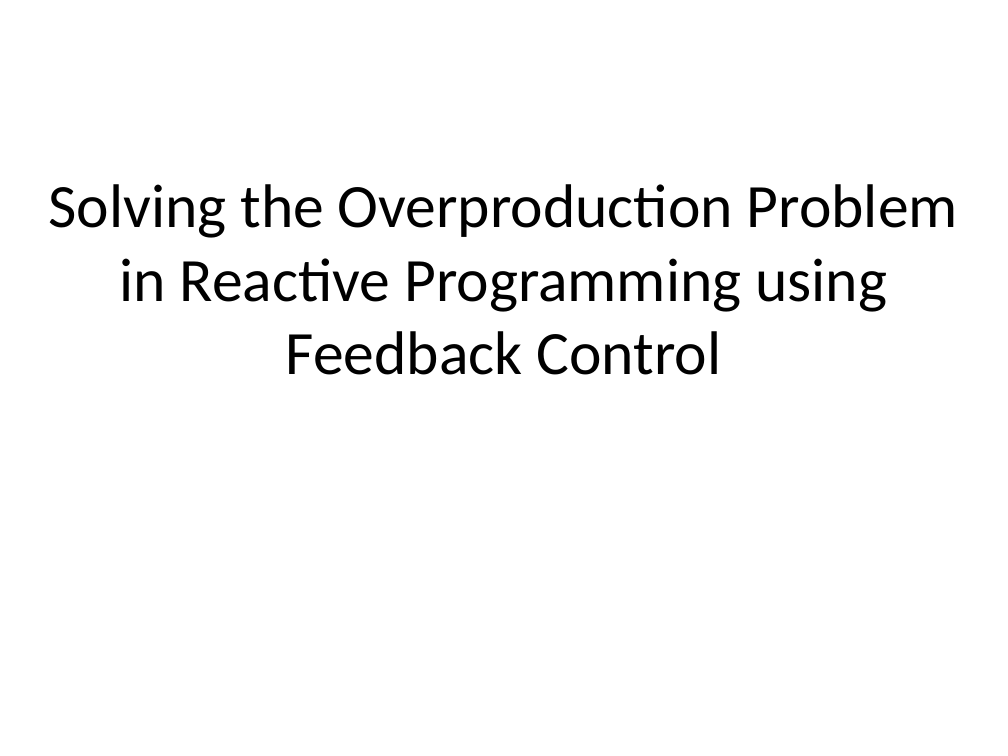
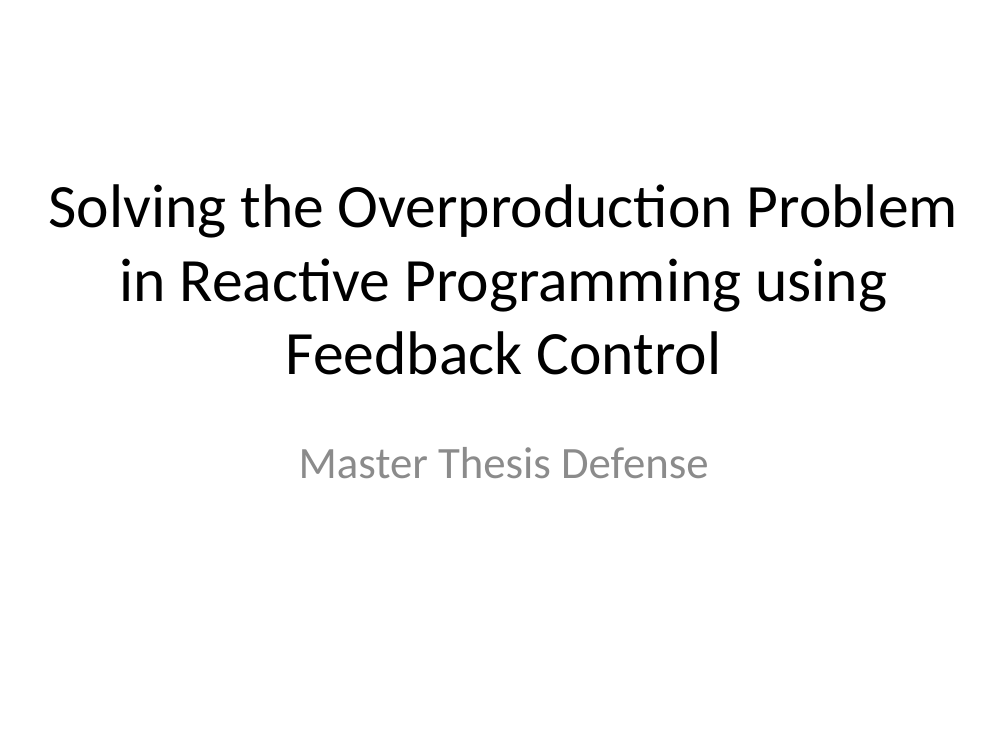
Before and after one commit to rvanheest/Thesis-Feedback-Control-Report-and-Presentation, a slide deck: slide 1 of presentation/Presentation.pptx. Drawn at 1008x756 pixels with LibreOffice and Linux fonts; fonts in the diff are those of the drawing. Boxes give left, top, right and bottom in pixels: in the first picture for what was removed or moved away, otherwise in the second. Text is boxed around its words. In the diff, an @@ line names an element or a change of style, - is before the commit and + after.

Commit message:
expanding overproduction slides

```diff
--- a/presentation/Presentation.pptx
+++ b/presentation/Presentation.pptx
@@ subtitle added at bbox=[299, 447, 709, 478], 32 pt, text #8C8C8C @@
+Master Thesis Defense
```
Also in this commit, not shown: 7 other slides changed, 3 slides added, 3 slides removed, 4 other files.
